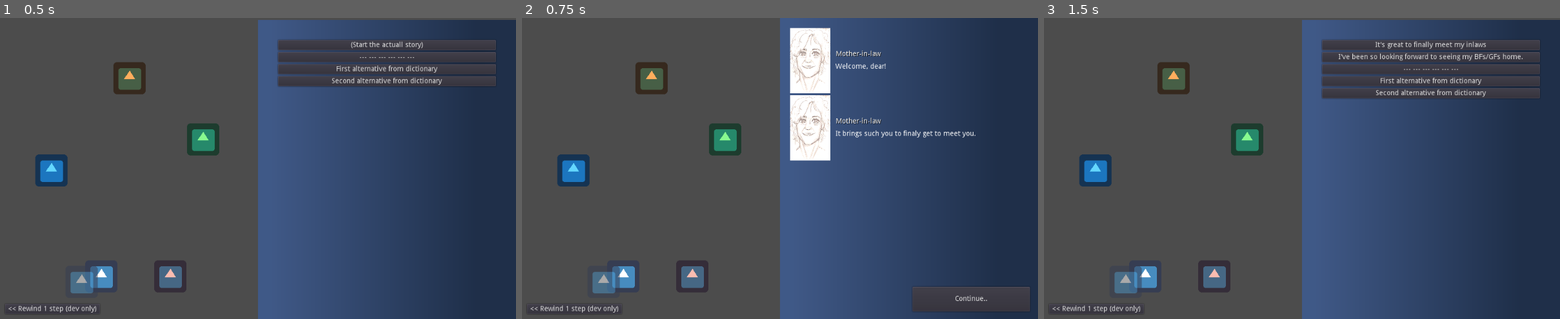
Above: before the commit, frames 1-3 (left to right).
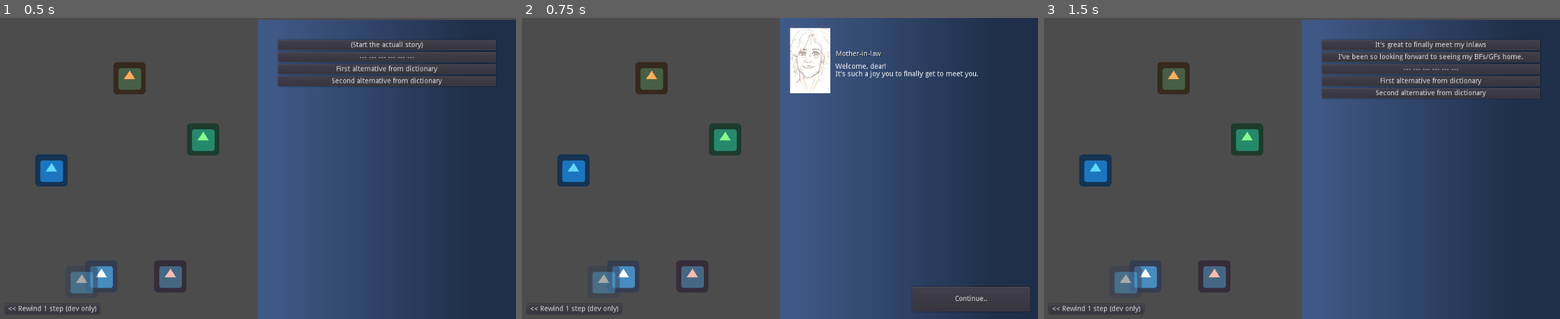
Above: after the commit, the same moments.

Repository: jordgubben/gw24-fam-andersson
Game: Godot game, scene res://FamilyDinner.tscn
Same seed, same stepped clock (60 frames per second), same inputs: the game is played once before the commit and once after it. The engine's default icon, where the game draws it, is replaced by a stand-in: a white triangle on a blue panel in a dark square.
Inputs:
- Up to frame 1 (0.5 s): no input
- Up to frame 2 (0.75 s): click "(Start the actuall story)" at 0.5 s
- Up to frame 3 (1.5 s): click "Continue.." at 1.25 s

Frame 1 is identical in both runs. In frame 2, 2.3% of the frame differs, in the area x 51-89%, y 17-48%; in frame 3, nothing differs.

Commit message:
Polish intro narrative (rephrasing and spelling)

Diff:
--- a/FamilyDinner.gd
+++ b/FamilyDinner.gd
@@ -20,8 +20,9 @@
 	# Real intro
 	"start": ConversationSegment.new("(Start the actuall story)", [
 	], [
-		{S: "mother-in-law", "text": "Welcome, dear!"},
-		{S: "mother-in-law", "text": "It brings such you to finaly get to meet you."},
+		{S: "mother-in-law",
+		"text": "Welcome, dear!\n" +
+				"It's such a joy you to finally get to meet you."},
 	]),
 	"start->inlaws": ConversationSegment.new("It's great to finally meet my inlaws", [
 		{"follows": "start"},
@@ -51,19 +52,19 @@
 		{S: "me", "text": "It seemd like the right thing to call you."},
 		{"text": "My father inlaw looks up from his newspaper."},
 		{S: "father-in-law", "text": "I was under the impression that you two met just recently."},
-		{"speaker": IV, "text": "You are?"},
+		{"speaker": IV, "text": "You where?"},
 		{"text": "I glance over at my BG/GF, "+
 			"who is currently occupied avoiding eyecontat with exactly every sentient being in the known universe."},
-		{"speaker": IV, "text": "What has he/sehe told them? Do I need to keep our sories traight for some good reason?"},
+		{"speaker": IV, "text": "What has he/she told them? Do I need to keep our stories traight for some reason?"},
 		{"text": "Suddenly. The kitchen timer rings."},
 		{S: "mother-in-law", "text": "Well, that's my queue. We'll have to talk more about this later."},
-		{"text": "She shifts gracefully in to the next room, wile keeping her eyes fixed on my fidgeting fiance."},
+		{"text": "She shifts gracefully in to the next room, while keeping her eyes fixed on my fidgeting fiance."},
 	]),
 	"start->home": ConversationSegment.new("I've been so looking forward to seeing my BFs/GFs home.", [
 		{"follows": "start"},
 	], [
-		{S: "me", "text": "I'm just so supprised by how lovely this home is!"},
-		{S: "sister-in-law", "text": "\"Supprised\"?"},
+		{S: "me", "text": "I'm just so suprised by how lovely this home is!"},
+		{S: "sister-in-law", "text": "\"Suprised\"?"},
 		{S: IV, "text": "\"Amazed\", I ment to say \"Amazed\"!"},
 		{S: "sister-in-law", "text": "Did you think we where poor? Living in some rough neighbourhood?"},
 		{S: SO, "text": "Sis! That's not what he/she said!"},
@@ -74,10 +75,11 @@
 	], [
 		{"text": "My mother-in-law struggles to stay humble, whilst truly beaming with pride."},
 		{S: "mother-in-law", "text": "Well, it might be an old place."},
-		{S: "mother-in-law", "text": "Despit that I do think we've managed to creat a cozy home filled with love."},
+		{S: "mother-in-law", "text": "Despite everything I do think we've managed to creat a cozy home filled with love."},
 		{S: "father-in-law", "text": "Except when the boiler breaks or pipes jam."},
+		{"text": "He turns the page for dramatic effect."},
 		{S: "father-in-law", "text": "Then it's a cold home filled with bills."},
-		{S: "mother-in-law", "text": "Hmpf.. The house you wanted was.."},
+		{S: "mother-in-law", "text": "Hmpf.. The house you wanted on the other hand.."},
 		{"text": "Suddenly. The kitchen timer rings."},
 		{"text": "My mother-in-law marches out into the next room."},
 		{S: IV, "text": "Ooookeeey... Touchy subject?"},
@@ -85,12 +87,13 @@
 	"start->home->modern": ConversationSegment.new("..it's so modern and practical", [
 		{"follows": "start->home"},
 	], [
-		{"text": "My father-in-law pops pup from behind his newspaper, "
-				+ "like someone called his name in a lotter raffel."},
-		{S: "father-in-law", "text": "Yes, why it is, isn't it!?"},
+		{S: "father-in-law", "text": "Yes, why yes it is, isn't it!?"},
+		{"text": "My father-in-law pops up from behind his newspaper,\n"
+				+ "like someone called his name in a lottery raffel."},
 		{S: "father-in-law", "text": "This house has all the latest modernities."},
 		{S: "mother-in-law", "text": "Yet it it only had a fireplace.."},
-		{S: "father-in-law", "text": "..which is expensive."},
+		{S: "father-in-law", "text": "..which is an expensive thing."},
+		{"text": "He dodges back behind his newspaper."},
 		{S: "father-in-law", "text": "It's also a fire hassard that.."},
 		{"text": "Suddenly. The kitchen timer rings."},
 		{"text": "My mother-in-law strides out into the next room."},
